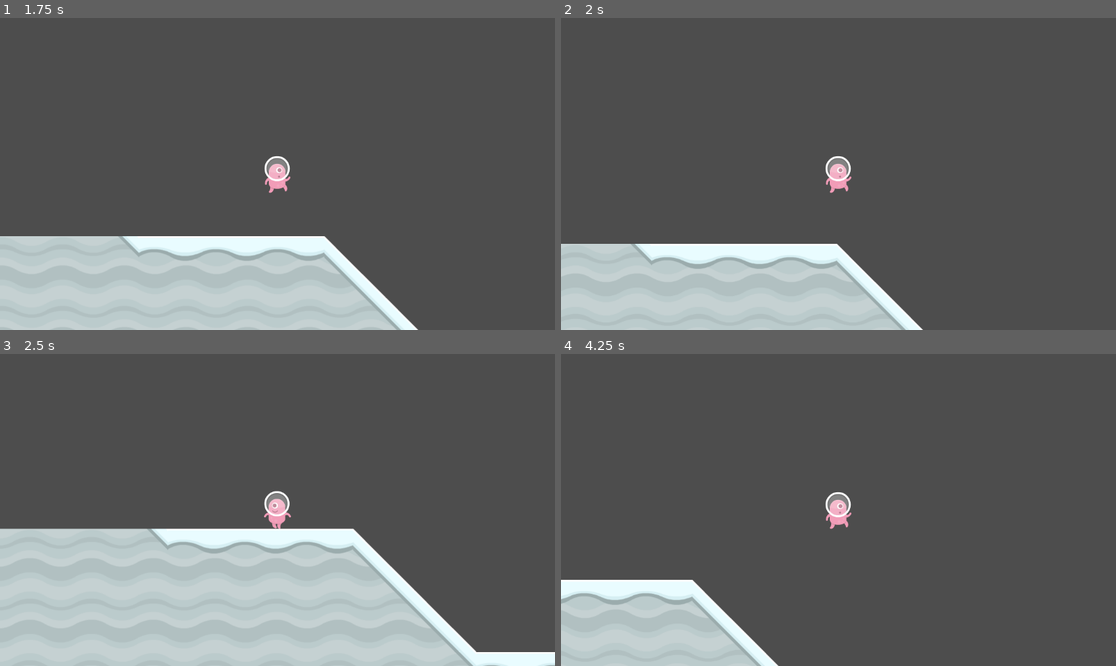
Above: before the commit, frames 1-4 (two rows, left to right).
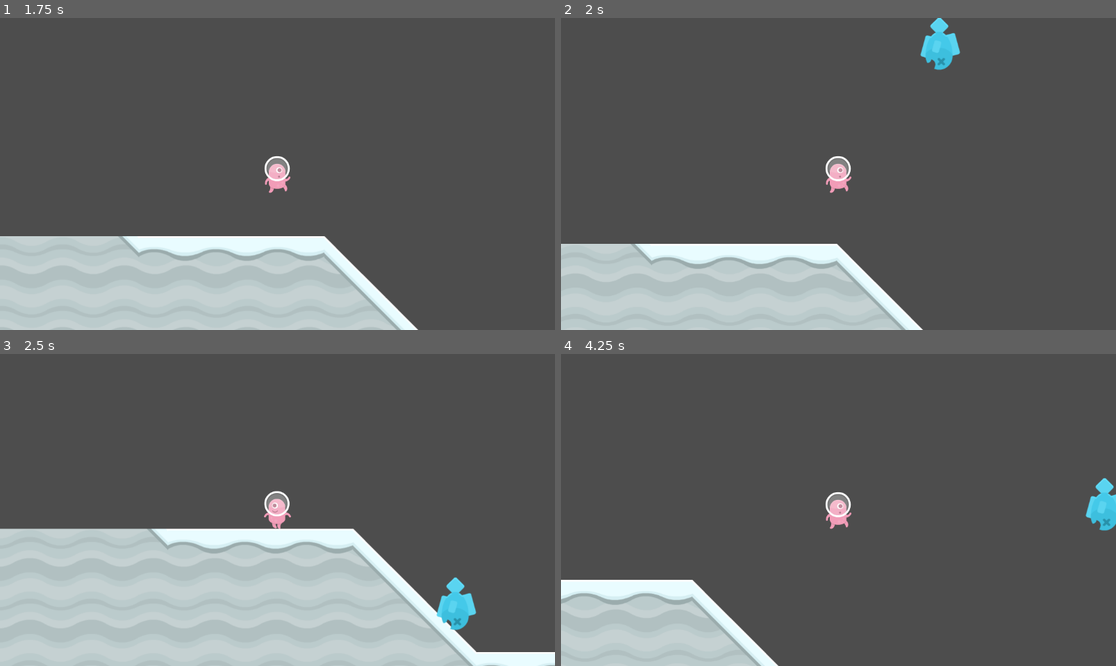
Above: after the commit, the same moments.

Repository: lizidelyx/tutorial_gamedev5
Game: Godot game, scene res://scenes/Level1.tscn
Two runs of this game, one before a commit and one after it. Both use one fixed random seed, a clock stepped at 60 frames per second and the inputs below.
Inputs:
- Up to frame 1 (1.75 s): hold Right (right) from 0.53 s (still down); tap Space (jump) at 0.77, 1.52 s
- Up to frame 2 (2 s): keep holding Right (right)
- Up to frame 3 (2.5 s): release Right (right) at 2.03 s; hold A (left) from 2.03 s (still down)
- Up to frame 4 (4.25 s): release A (left) at 2.78 s; hold Right (right) from 2.78 s (still down); tap Space (jump) at 3.02, 3.77 s

Frame 1 is identical in both runs. In frame 2, 0.7% of the frame differs, in the area x 64-72%, y 0-17%; in frame 3, 0.7%, in the area x 78-86%, y 71-89%; in frame 4, 0.6%.

Commit message:
ikan selesai

Diff:
--- a/scenes/Level1.tscn
+++ b/scenes/Level1.tscn
@@ -8,6 +8,8 @@
 [ext_resource type="Texture2D" uid="uid://pgvs2eknvuao" path="res://assets/kenney_platformerpack/Spritesheets/spritesheet_gr_planet.png" id="4_1dgoi"]
 [ext_resource type="Texture2D" uid="uid://1cmkdw30hlrq" path="res://assets/kenney_platformerpack/Spritesheets/spritesheet_gr_snow.png" id="5_nmgur"]
 [ext_resource type="PackedScene" uid="uid://271e3fddcdn" path="res://scenes/fallArea.tscn" id="8_drpgs"]
+[ext_resource type="Script" path="res://scenes/spawner.gd" id="9_k24io"]
+[ext_resource type="PackedScene" uid="uid://cas2wkgb1qhbr" path="res://scenes/falling_fish.tscn" id="9_rwyyi"]
 
 [sub_resource type="TileSetAtlasSource" id="TileSetAtlasSource_5e58s"]
 texture = ExtResource("2_hwphi")
@@ -148,4 +150,9 @@
 position = Vector2(1395, 667)
 scale = Vector2(0.799003, 0.683505)
 
+[node name="spawner" type="Node2D" parent="."]
+position = Vector2(873, -627)
+script = ExtResource("9_k24io")
+obstacle = ExtResource("9_rwyyi")
+
 [connection signal="body_entered" from="Sprite2D/Area2D" to="Player" method="_on_area_2d_body_entered"]
--- /dev/null
+++ b/scenes/falling_fish.gd
@@ -0,0 +1,10 @@
+extends RigidBody2D
+
+@export var scene_name: String = "LoseScreen"
+
+
+func _on_body_entered(body: Node) -> void:
+	if body.get_name() == "Player":
+		get_tree().change_scene_to_file(str("res://scenes/" + scene_name + ".tscn"))
+	else:
+		queue_free()
--- /dev/null
+++ b/scenes/falling_fish.tscn
@@ -0,0 +1,22 @@
+[gd_scene load_steps=4 format=3 uid="uid://cas2wkgb1qhbr"]
+
+[ext_resource type="Texture2D" uid="uid://bpomp7laf2qmf" path="res://assets/kenney_platformerpack/PNG/Enemies/fishBlue_dead.png" id="1_l0trl"]
+[ext_resource type="Script" path="res://scenes/falling_fish.gd" id="1_uwvlx"]
+
+[sub_resource type="CapsuleShape2D" id="CapsuleShape2D_yrrv0"]
+radius = 42.0
+height = 110.0
+
+[node name="FallingFish" type="RigidBody2D"]
+mass = 0.5
+contact_monitor = true
+max_contacts_reported = 1
+script = ExtResource("1_uwvlx")
+
+[node name="Sprite2D" type="Sprite2D" parent="."]
+texture = ExtResource("1_l0trl")
+
+[node name="CollisionShape2D" type="CollisionShape2D" parent="."]
+shape = SubResource("CapsuleShape2D_yrrv0")
+
+[connection signal="body_entered" from="." to="." method="_on_body_entered"]
--- /dev/null
+++ b/scenes/spawner.gd
@@ -0,0 +1,20 @@
+extends Node2D
+
+@export var obstacle : PackedScene
+
+func _ready():
+	repeat()
+
+func spawn():
+	var spawned = obstacle.instantiate()
+	get_parent().add_child(spawned)
+
+	var spawn_pos = global_position
+	spawn_pos.x = spawn_pos.x + randf_range(-1000, 1000)
+
+	spawned.global_position = spawn_pos
+
+func repeat():
+	spawn()
+	await get_tree().create_timer(1).timeout
+	repeat()
Not shown: 1 places in scenes/Level1.tscn that only renumber resources
